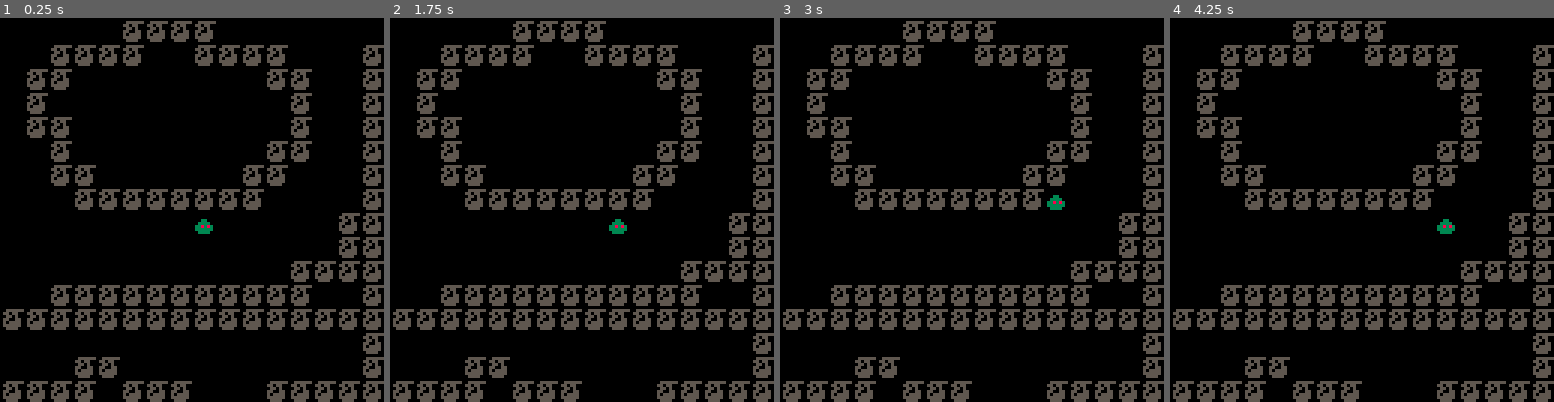
Above: before the commit, frames 1-4 (left to right).
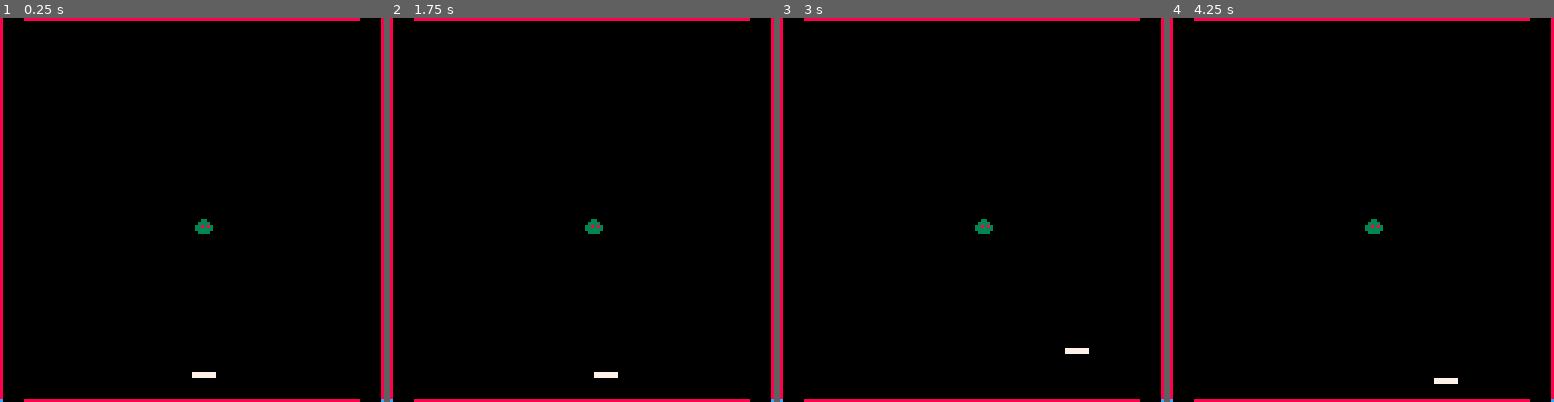
Above: after the commit, the same moments.

Repository: Joshalosh/breakout
Game: PICO-8 cartridge main.p8
Two runs of this game, one before a commit and one after it. Both use one fixed random seed, a clock stepped at 60 frames per second and the inputs below.
Inputs:
- Up to frame 1 (0.25 s): no input
- Up to frame 2 (1.75 s): hold Right from 1.6 s (still down)
- Up to frame 3 (3 s): release Right at 2.1 s; hold Up 2.15-2.42 s; hold Right from 2.47 s (still down)
- Up to frame 4 (4.25 s): release Right at 3.03 s; hold Left 3.08-3.58 s; hold Down 3.63-3.97 s; hold Right from 4.02 s (still down)

The runs differ from the first frame. In frame 1, 21% of the frame differs, in the area x 0-100%, y 0-100%; in frame 2, 22%; in frame 3, 22%; in frame 4, 21%.

Commit message:
Get paddle clamped within screen bounds

Diff:
--- a/breakout.lua
+++ b/breakout.lua
@@ -1,16 +1,22 @@
 
 function _init()
+    tile_width = 8
+    tile_height = 8
+    grid_size = 16
     pos_x = 8
     pos_y = 8
     player = 1
+    paddle_x = 64
+    paddle_y = tile_height * (grid_size - 2)
 end
 
 function _update()
-    get_input()
-    move_player()
+    get_button_held()
+    move_paddle()
 end
 
-function get_input()
+
+function get_button_held()
     -- Button layout --
     -- 0 = left
     -- 1 = right
@@ -20,25 +26,31 @@
     -- 5 = x (X button)
     new_x = 0
     new_y = 0
-    if btnp(1) then
+    if btn(1) then
         new_x  = 1
         player = 1
     end
-    if btnp(0) then
+    if btn(0) then
         new_x  = -1
         player = 2
     end
-    if btnp(2) then new_y = -1 end
-    if btnp(3) then new_y =  1 end
+    if btn(2) then new_y = -1 end
+    if btn(3) then new_y =  1 end
 end
 
-function move_player()
-    pos_x += new_x
-    pos_y += new_y
+function move_paddle()
+    local min_x = 0
+    local max_x = tile_width * (grid_size - 1)
+    paddle_x += new_x
+    paddle_y += new_y
+    paddle_x = mid(min_x, paddle_x, max_x)
 end
 
 function _draw()
     cls(0)
-    map()
+    map(0)
     spr(player, pos_x*8, pos_y*8)
+    spr(8, paddle_x, paddle_y)
+    pset(127,127,12)
+    pset(0,127,12)
 end
--- a/main.p8
+++ b/main.p8
@@ -3,29 +3,44 @@
 __lua__
 #include breakout.lua
 __gfx__
-00000000000000000000000000000000000000000000000000000000000000000000000000000000000000000000000000000000000000000000000000000000
-00000000000000000000000000555555000000000000000000000000000000000000000000000000000000000000000000000000000000000000000000000000
-00700700000000000000000005505500000000000000000000000000000000000000000000000000000000000000000000000000000000000000000000000000
-00077000000330000003300000550500000000000000000000000000000000000000000000000000000000000000000000000000000000000000000000000000
-00077000003333000033330005500550000000000000000000000000000000000000000000000000000000000000000000000000000000000000000000000000
-00700700033838300383833005055550000000000000000000000000000000000000000000000000000000000000000000000000000000000000000000000000
-00000000033333300333333005555550000000000000000000000000000000000000000000000000000000000000000000000000000000000000000000000000
-00000000003333000033330000555500000000000000000000000000000000000000000000000000000000000000000000000000000000000000000000000000
+00000000000000000000000000000000000000000000000888888888800000000000000000000000000000000000000000000000000000000000000000000000
+00000000000000000000000000555555000000000000000800000000800000000000000000000000000000000000000000000000000000000000000000000000
+00700700000000000000000005505500000000000000000800000000800000000000000000000000000000000000000000000000000000000000000000000000
+00077000000330000003300000550500000000000000000800000000800000000000000000000000000000000000000000000000000000000000000000000000
+00077000003333000033330005500550000000000000000800000000800000000000000000000000000000000000000000000000000000000000000000000000
+00700700033838300383833005055550000000000000000800000000800000000000000000000000000000000000000000000000000000000000000000000000
+00000000033333300333333005555550000000000000000800000000800000007777777700000000000000000000000000000000000000000000000000000000
+00000000003333000033330000555500888888880000000800000000800000007777777700000000000000000000000000000000000000000000000000000000
 __map__
-0000000000030303030000000000000003000000000000000000000000000000000000000000000000000000000000000000000000000000000000000000000000000000000000000000000000000000000000000000000000000000000000000000000000000000000000000000000000000000000000000000000000000000
-0000030303030000030303030000000303000000000000000000000000000000000000000000000000000000000000000000000000000000000000000000000000000000000000000000000000000000000000000000000000000000000000000000000000000000000000000000000000000000000000000000000000000000
-0003030000000000000000030300000303000000000000000000000000000000000000000000000000000000000000000000000000000000000000000000000000000000000000000000000000000000000000000000000000000000000000000000000000000000000000000000000000000000000000000000000000000000
-0003000000000000000000000300000303000000000000000000000000000000000000000000000000000000000000000000000000000000000000000000000000000000000000000000000000000000000000000000000000000000000000000000000000000000000000000000000000000000000000000000000000000000
-0003030000000000000000000300000303000000000000000000000000000000000000000000000000000000000000000000000000000000000000000000000000000000000000000000000000000000000000000000000000000000000000000000000000000000000000000000000000000000000000000000000000000000
-0000030000000000000000030300000303000000000000000000000000000000000000000000000000000000000000000000000000000000000000000000000000000000000000000000000000000000000000000000000000000000000000000000000000000000000000000000000000000000000000000000000000000000
-0000030300000000000003030000000303000000000000000000000000000000000000000000000000000000000000000000000000000000000000000000000000000000000000000000000000000000000000000000000000000000000000000000000000000000000000000000000000000000000000000000000000000000
-0000000303030303030303000000000303000000000000000000000000000000000000000000000000000000000000000000000000000000000000000000000000000000000000000000000000000000000000000000000000000000000000000000000000000000000000000000000000000000000000000000000000000000
-0000000000000000000000000000030303000000000000000000000000000000000000000000000000000000000000000000000000000000000000000000000000000000000000000000000000000000000000000000000000000000000000000000000000000000000000000000000000000000000000000000000000000000
-0000000000000000000000000000030303030000000000000000000000000000000000000000000000000000000000000000000000000000000000000000000000000000000000000000000000000000000000000000000000000000000000000000000000000000000000000000000000000000000000000000000000000000
-0000000000000000000000000303030303030000000000000000000000000000000000000000000000000000000000000000000000000000000000000000000000000000000000000000000000000000000000000000000000000000000000000000000000000000000000000000000000000000000000000000000000000000
-0000030303030303030303030300000303000000000000000000000000000000000000000000000000000000000000000000000000000000000000000000000000000000000000000000000000000000000000000000000000000000000000000000000000000000000000000000000000000000000000000000000000000000
-0303030303030303030303030303030303000000000000000000000000000000000000000000000000000000000000000000000000000000000000000000000000000000000000000000000000000000000000000000000000000000000000000000000000000000000000000000000000000000000000000000000000000000
-0000000000000000000000000000000300000000000000000000000000000000000000000000000000000000000000000000000000000000000000000000000000000000000000000000000000000000000000000000000000000000000000000000000000000000000000000000000000000000000000000000000000000000
-0000000303000000000000000000000300000000000000000000000000000000000000000000000000000000000000000000000000000000000000000000000000000000000000000000000000000000000000000000000000000000000000000000000000000000000000000000000000000000000000000000000000000000
-0303030300030303000000030303030300000000000000000000000000000000000000000000000000000000000000000000000000000000000000000000000000000000000000000000000000000000000000000000000000000000000000000000000000000000000000000000000000000000000000000000000000000000
-0000000000000003030303030000000000000000000000000000000000000000000000000000000000000000000000000000000000000000000000000000000000000000000000000000000000000000000000000000000000000000000000000000000000000000000000000000000000000000000000000000000000000000
+0706060606060606060606060606060500000000000000000000000000000000000000000000000000000000000000000000000000000000000000000000000000000000000000000000000000000000000000000000000000000000000000000000000000000000000000000000000000000000000000000000000000000000
+0700000000000000000000000000000500000000000000000000000000000000000000000000000000000000000000000000000000000000000000000000000000000000000000000000000000000000000000000000000000000000000000000000000000000000000000000000000000000000000000000000000000000000
+0700000000000000000000000000000500000000000000000000000000000000000000000000000000000000000000000000000000000000000000000000000000000000000000000000000000000000000000000000000000000000000000000000000000000000000000000000000000000000000000000000000000000000
+0700000000000000000000000000000500000000000000000000000000000000000000000000000000000000000000000000000000000000000000000000000000000000000000000000000000000000000000000000000000000000000000000000000000000000000000000000000000000000000000000000000000000000
+0700000000000000000000000000000500000000000000000000000000000000000000000000000000000000000000000000000000000000000000000000000000000000000000000000000000000000000000000000000000000000000000000000000000000000000000000000000000000000000000000000000000000000
+0700000000000000000000000000000500000000000000000000000000000000000000000000000000000000000000000000000000000000000000000000000000000000000000000000000000000000000000000000000000000000000000000000000000000000000000000000000000000000000000000000000000000000
+0700000000000000000000000000000500000000000000000000000000000000000000000000000000000000000000000000000000000000000000000000000000000000000000000000000000000000000000000000000000000000000000000000000000000000000000000000000000000000000000000000000000000000
+0700000000000000000000000000000500000000000000000000000000000000000000000000000000000000000000000000000000000000000000000000000000000000000000000000000000000000000000000000000000000000000000000000000000000000000000000000000000000000000000000000000000000000
+0700000000000000000000000000000500000000000000000000000000000000000000000000000000000000000000000000000000000000000000000000000000000000000000000000000000000000000000000000000000000000000000000000000000000000000000000000000000000000000000000000000000000000
+0700000000000000000000000000000500000000000000000000000000000000000000000000000000000000000000000000000000000000000000000000000000000000000000000000000000000000000000000000000000000000000000000000000000000000000000000000000000000000000000000000000000000000
+0700000000000000000000000000000507000000000000000000000000000000000000000000000000000000000000000000000000000000000000000000000000000000000000000000000000000000000000000000000000000000000000000000000000000000000000000000000000000000000000000000000000000000
+0700000000000000000000000000000507000000000000000000000000000000000000000000000000000000000000000000000000000000000000000000000000000000000000000000000000000000000000000000000000000000000000000000000000000000000000000000000000000000000000000000000000000000
+0700000000000000000000000000000507000000000000000000000000000000000000000000000000000000000000000000000000000000000000000000000000000000000000000000000000000000000000000000000000000000000000000000000000000000000000000000000000000000000000000000000000000000
+0700000000000000000000000000000507000000000000000000000000000000000000000000000000000000000000000000000000000000000000000000000000000000000000000000000000000000000000000000000000000000000000000000000000000000000000000000000000000000000000000000000000000000
+0700000000000000000000000000000500000000000000000000000000000000000000000000000000000000000000000000000000000000000000000000000000000000000000000000000000000000000000000000000000000000000000000000000000000000000000000000000000000000000000000000000000000000
+0704040404040404040404040404040500000000000000000000000000000000000000000000000000000000000000000000000000000000000000000000000000000000000000000000000000000000000000000000000000000000000000000000000000000000000000000000000000000000000000000000000000000000
+0000000000000000000000000000000000000000000000000000000000000000000000000000000000000000000000000000000000000000000000000000000000000000000000000000000000000000000000000000000000000000000000000000000000000000000000000000000000000000000000000000000000000000
+0000000000000000000000000000000000000000000000000000000000000000000000000000000000000000000000000000000000000000000000000000000000000000000000000000000000000000000000000000000000000000000000000000000000000000000000000000000000000000000000000000000000000000
+0000000000000000000000000000000000000000000000000000000000000000000000000000000000000000000000000000000000000000000000000000000000000000000000000000000000000000000000000000000000000000000000000000000000000000000000000000000000000000000000000000000000000000
+0000000000000000000000000000000000000000000000000000000000000000000000000000000000000000000000000000000000000000000000000000000000000000000000000000000000000000000000000000000000000000000000000000000000000000000000000000000000000000000000000000000000000000
+0000000000000000000000000000000000000000000000000000000000000000000000000000000000000000000000000000000000000000000000000000000000000000000000000000000000000000000000000000000000000000000000000000000000000000000000000000000000000000000000000000000000000000
+0000000000000000000000000000000000000000000000000000000000000000000000000000000000000000000000000000000000000000000000000000000000000000000000000000000000000000000000000000000000000000000000000000000000000000000000000000000000000000000000000000000000000000
+0000000000000000000000000000000000000000000000000000000000000000000000000000000000000000000000000000000000000000000000000000000000000000000000000000000000000000000000000000000000000000000000000000000000000000000000000000000000000000000000000000000000000000
+0000000000000000000000000000000000000000000000000000000000000000000000000000000000000000000000000000000000000000000000000000000000000000000000000000000000000000000000000000000000000000000000000000000000000000000000000000000000000000000000000000000000000000
+0000000000000000000000000000000000000000000000000000000000000000000000000000000000000000000000000000000000000000000000000000000000000000000000000000000000000000000000000000000000000000000000000000000000000000000000000000000000000000000000000000000000000000
+0000000000000000000000000000000000000000000000000000000000000000000000000000000000000000000000000000000000000000000000000000000000000000000000000000000000000000000000000000000000000000000000000000000000000000000000000000000000000000000000000000000000000000
+0000000000000000000000000000000000000000000000000000000000000000000000000000000000000000000000000000000000000000000000000000000000000000000000000000000000000000000000000000000000000000000000000000000000000000000000000000000000000000000000000000000000000000
+0000000000000000000000000000000000000000000000000000000000000000000000000000000000000000000000000000000000000000000000000000000000000000000000000000000000000000000000000000000000000000000000000000000000000000000000000000000000000000000000000000000000000000
+0000000000000000000000000000000000000000000000000000000000000000000000000000000000000000000000000000000000000000000000000000000000000000000000000000000000000000000000000000000000000000000000000000000000000000000000000000000000000000000000000000000000000000
+0000000000000000000000000000000000000000000000000000000000000000000000000000000000000000000000000000000000000000000000000000000000000000000000000000000000000000000000000000000000000000000000000000000000000000000000000000000000000000000000000000000000000000
+0004000000000000000000000000000000000000000000000000000000000000000000000000000000000000000000000000000000000000000000000000000000000000000000000000000000000000000000000000000000000000000000000000000000000000000000000000000000000000000000000000000000000000
+0004000000000000000000000000000000000000000000000000000000000000000000000000000000000000000000000000000000000000000000000000000000000000000000000000000000000000000000000000000000000000000000000000000000000000000000000000000000000000000000000000000000000000
